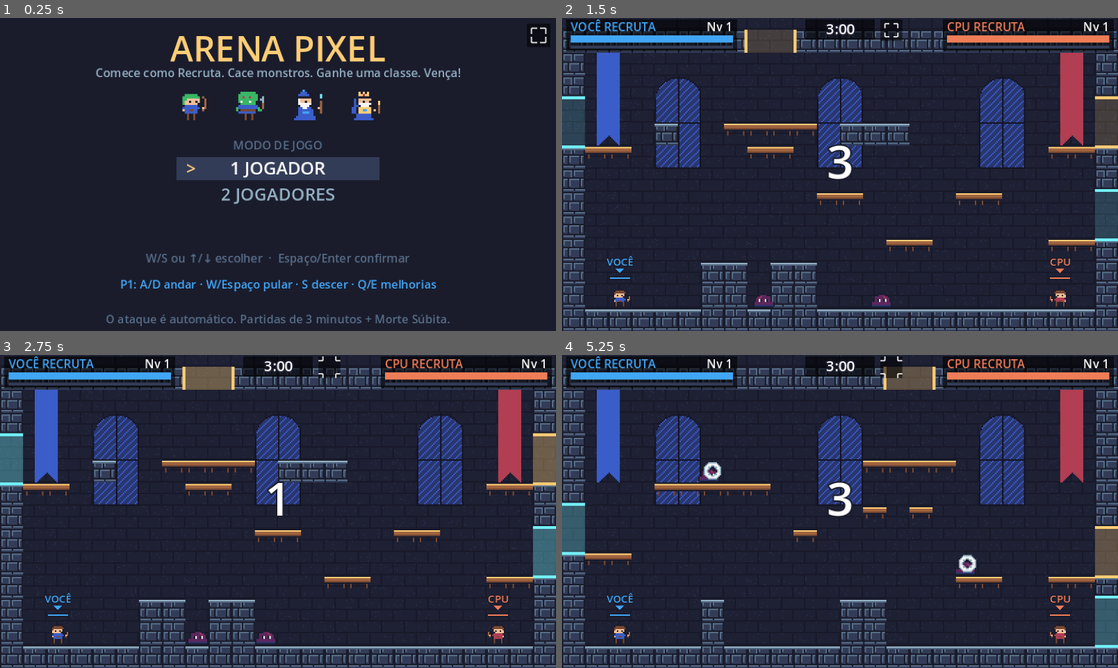
Above: before the commit, frames 1-4 (two rows, left to right).
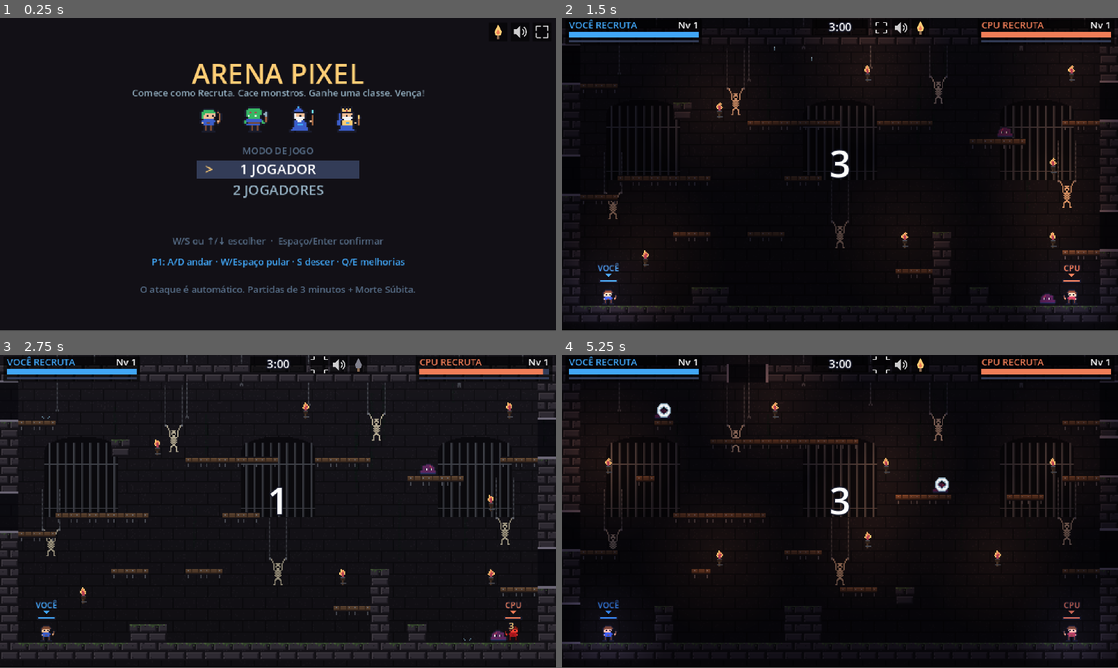
Above: after the commit, the same moments.

Repository: pabllogomez/arena-pixel
Game: Godot game, scene res://scenes/main.tscn
The game is run twice, just before and just after one commit, with the same random seed, the same clock (stepped at 60 frames per second) and the same inputs.
Inputs (mouse positions are in pixels of both pictures, inside the frame that each line leads up to):
- Up to frame 1 (0.25 s): no input
- Up to frame 2 (1.5 s): tap Enter at 0.5 s; drag from (840, 174) to (895, 105) at 0.52 s; drag from (728, 190) to (812, 237) at 1.27 s
- Up to frame 3 (2.75 s): move the mouse to (333, 442) at 2.02 s; hold A (p1_esquerda) from 2.03 s (still down); tap I at 2.1 s; click (333, 442) at 2.17 s; tap F at 2.3 s
- Up to frame 4 (5.25 s): release A (p1_esquerda) at 2.75 s; drag from (812, 574) to (673, 464) at 2.77 s; move the mouse to (1006, 558) at 3.52 s; hold D (p1_direita) 3.53-4.25 s; tap E (p1_opcao2) at 3.6 s; click (1006, 558) at 3.67 s; tap Up (p2_pular) at 3.77 s; tap I at 3.8 s; tap Escape (menu_voltar) at 4.15 s; drag from (673, 464) to (756, 433) at 4.27 s; tap Space (menu_ok) at 5 s; move the mouse to (867, 511) at 5.02 s; hold D (p1_direita) from 5.03 s (still down); tap Left (p2_esquerda) at 5.1 s; click (867, 511) at 5.17 s
In our replay, the window is 800x450 before the commit and 800x449 after it. These sizes can differ from the game's own. Grey fills any space a smaller window leaves; there, only what the larger window draws over its background counts as a difference.

The runs differ from the first frame. In frame 1, 12% of the frame differs, in the area x 17-100%, y 1-99%; in frame 2, 92%; in frame 3, 85%; in frame 4, 93%, in the area x 0-100%, y 0-100%.

Commit message:
Masmorra: arena maior, iluminação com tochas, músicas, pingos e portas sem cor
- Tela 480x270 e arena 30x16 (~56% mais área), escala preenchendo a tela
- Visual de masmorra: pedra escura com limo, tábuas velhas, celas com grades,
  esqueletos acorrentados pelos braços, correntes
- Iluminação: escuridão + tochas tremulando + luz nos personagens e orbes;
  liga/desliga pelo ícone de tocha (tecla I), escolha salva
- Músicas originais: menu (calma) e batalha (tensa, acelera na Morte Súbita);
  ícone de som (tecla M)
- Pingos d'água caindo do teto com respingo
- Portas todas iguais (sem cor de par)
- Fase de Recruta ajustada para o mapa maior (classe com 16 XP, ~60 s)

Co-Authored-By: Claude Opus 5.5 <noreply@anthropic.com>
Claude-Session: https://claude.ai/code/session_01VZZvi9rokBTuAsTVg29uDm

Diff:
--- a/project.godot
+++ b/project.godot
@@ -16,12 +16,12 @@
 
 [display]
 
-window/size/viewport_width=384
-window/size/viewport_height=216
-window/size/window_width_override=1152
-window/size/window_height_override=648
+window/size/viewport_width=480
+window/size/viewport_height=270
+window/size/window_width_override=1440
+window/size/window_height_override=810
 window/stretch/mode="canvas_items"
-window/stretch/scale_mode="integer"
+window/stretch/scale_mode="fractional"
 
 [layer_names]
 
--- a/scenes/partida.tscn
+++ b/scenes/partida.tscn
@@ -6,6 +6,7 @@
 [ext_resource type="Script" path="res://scripts/portas_visual.gd" id="4_portas"]
 [ext_resource type="Script" path="res://scripts/hud.gd" id="5_hud"]
 [ext_resource type="Script" path="res://scripts/nevoa.gd" id="6_nevoa"]
+[ext_resource type="Script" path="res://scripts/masmorra.gd" id="7_masmorra"]
 
 [node name="Partida" type="Node2D"]
 script = ExtResource("1_partida")
@@ -13,6 +14,9 @@
 [node name="Fundo" type="Sprite2D" parent="."]
 texture = ExtResource("2_fundo")
 centered = false
+
+[node name="Escuridao" type="CanvasModulate" parent="."]
+color = Color(0.4, 0.37, 0.46, 1)
 
 [node name="Mundo" type="Node2D" parent="."]
 position = Vector2(0, 8)
@@ -22,6 +26,9 @@
 
 [node name="Portas" type="Node2D" parent="Mundo"]
 script = ExtResource("4_portas")
+
+[node name="Masmorra" type="Node2D" parent="Mundo"]
+script = ExtResource("7_masmorra")
 
 [node name="Entidades" type="Node2D" parent="Mundo"]
 
--- a/scripts/controles_toque.gd
+++ b/scripts/controles_toque.gd
@@ -55,8 +55,9 @@
 	## nome -> {"area": Rect2 (ou círculo), "acao": String}
 	var b := {}
 	if modo == "jogo":
-		b["pular"] = {"centro": Vector2(346, 172), "raio": 28.0, "acao": "p1_pular", "seta": Vector2.UP}
-		b["sair"] = {"rect": Rect2(126, 1, 36, 15), "acao": "menu_voltar", "simbolo": "MENU"}
+		var tela := get_viewport().get_visible_rect().size
+		b["pular"] = {"centro": Vector2(tela.x - 40, tela.y - 46), "raio": 28.0, "acao": "p1_pular", "seta": Vector2.UP}
+		b["sair"] = {"rect": Rect2(tela.x / 2.0 - 66, 1, 36, 15), "acao": "menu_voltar", "simbolo": "MENU"}
 		if partida != null and partida.jogadores.has(1):
 			var l = partida.jogadores[1]
 			if not l.escolhas.is_empty() and l.vivo:
@@ -85,11 +86,36 @@
 
 # ------------------------------------------------------------------ Tela cheia
 
+const ICONES := ["tela_cheia", "som", "luz"]
+
+
+func _rect_icone(i: int) -> Rect2:
+	## Ícones ao lado do cronômetro na partida; no canto superior direito no menu.
+	var tela := get_viewport().get_visible_rect().size
+	if modo == "menu":
+		return Rect2(tela.x - 20 - i * 19, 4, 16, 16)
+	return Rect2(tela.x / 2.0 + 28 + i * 17, 1, 15, 15)
+
+
 func _rect_tela_cheia() -> Rect2:
-	## Ao lado do cronômetro na partida; no canto superior direito no menu.
-	if modo == "menu":
-		return Rect2(get_viewport().get_visible_rect().size.x - 20, 4, 16, 16)
-	return Rect2(220, 1, 15, 15)
+	return _rect_icone(0)
+
+
+func _icone_em(pos: Vector2) -> int:
+	for i in ICONES.size():
+		if _rect_icone(i).grow(2).has_point(pos):
+			return i
+	return -1
+
+
+func _acionar_icone(i: int) -> void:
+	match ICONES[i]:
+		"tela_cheia":
+			alternar_tela_cheia()
+		"som":
+			Jogo.definir_som(not Jogo.som)
+		"luz":
+			Jogo.definir_iluminacao(not Jogo.iluminacao)
 
 
 func alternar_tela_cheia() -> void:
@@ -107,16 +133,22 @@
 	if event is InputEventScreenTouch or event is InputEventScreenDrag:
 		if not Jogo.toque:
 			Jogo.toque = true
-	# Botão de tela cheia (o toque também chega aqui como clique) e tecla F
+	# Ícones do topo (o toque também chega aqui como clique) e atalhos F / M / I
 	if event is InputEventMouseButton and event.pressed and event.button_index == MOUSE_BUTTON_LEFT:
-		if _rect_tela_cheia().grow(4).has_point(event.position):
-			alternar_tela_cheia()
+		var i := _icone_em(event.position)
+		if i >= 0:
+			_acionar_icone(i)
 			get_viewport().set_input_as_handled()
 			return
-	if event is InputEventKey and event.pressed and not event.echo and event.physical_keycode == KEY_F:
-		alternar_tela_cheia()
-		return
-	if event is InputEventScreenTouch and _rect_tela_cheia().grow(4).has_point(event.position):
+	if event is InputEventKey and event.pressed and not event.echo:
+		match event.physical_keycode:
+			KEY_F:
+				_acionar_icone(0)
+			KEY_M:
+				_acionar_icone(1)
+			KEY_I:
+				_acionar_icone(2)
+	if event is InputEventScreenTouch and _icone_em(event.position) >= 0:
 		return  # não aperta nenhum botão de jogo por baixo
 	if modo == "menu":
 		return
@@ -219,7 +251,7 @@
 # ------------------------------------------------------------------ Desenho
 
 func _draw() -> void:
-	_desenhar_tela_cheia()
+	_desenhar_icones()
 	if not Jogo.toque:
 		return
 	var fonte := ThemeDB.fallback_font
@@ -258,7 +290,7 @@
 func _desenhar_joystick() -> void:
 	if _joy_dedo < 0:
 		# Dica fraca de onde fica o controle
-		var c := Vector2(60, 168)
+		var c := Vector2(60, get_viewport().get_visible_rect().size.y - 48)
 		draw_arc(c, JOY_RAIO, 0.0, TAU, 32, Color(1, 1, 1, 0.12), 1.0)
 		draw_circle(c, 9.0, Color(1, 1, 1, 0.08))
 		return
@@ -269,6 +301,35 @@
 	var cor_baixo := Color(1, 1, 1, 0.7 if _joy_descendo else 0.25)
 	draw_colored_polygon(PackedVector2Array([baixo + Vector2(-3, -2), baixo + Vector2(3, -2), baixo + Vector2(0, 2)]), cor_baixo)
 	draw_circle(_joy_pos, 10.0, Color(1, 1, 1, 0.45))
+
+
+func _desenhar_icones() -> void:
+	_desenhar_tela_cheia()
+	var cor := Color(1, 1, 1, 0.8)
+	# Som: alto-falante + ondas (ou X quando mudo)
+	var r := _rect_icone(1)
+	draw_rect(r, Color(0, 0, 0, 0.55))
+	var c := r.get_center()
+	var k := r.size.x / 15.0
+	draw_colored_polygon(PackedVector2Array([c + Vector2(-5, -2) * k, c + Vector2(-3, -2) * k, c + Vector2(0, -5) * k,
+			c + Vector2(0, 5) * k, c + Vector2(-3, 2) * k, c + Vector2(-5, 2) * k]), cor)
+	if Jogo.som:
+		draw_arc(c + Vector2(0, 0), 3.0 * k, -0.9, 0.9, 6, cor, 1.0)
+		draw_arc(c + Vector2(0, 0), 5.0 * k, -0.9, 0.9, 8, cor, 1.0)
+	else:
+		draw_line(c + Vector2(2, -3) * k, c + Vector2(6, 3) * k, Color("b13e53"), 1.0)
+		draw_line(c + Vector2(6, -3) * k, c + Vector2(2, 3) * k, Color("b13e53"), 1.0)
+	# Iluminação: chama de tocha (apagada = cinza)
+	r = _rect_icone(2)
+	draw_rect(r, Color(0, 0, 0, 0.55))
+	c = r.get_center()
+	var chama := Color("ffcd75") if Jogo.iluminacao else Color(0.5, 0.5, 0.55)
+	draw_colored_polygon(PackedVector2Array([c + Vector2(0, -6) * k, c + Vector2(3, 0) * k, c + Vector2(2, 3) * k,
+			c + Vector2(-2, 3) * k, c + Vector2(-3, 0) * k]), chama)
+	if Jogo.iluminacao:
+		draw_colored_polygon(PackedVector2Array([c + Vector2(0, -2) * k, c + Vector2(1.5, 1) * k, c + Vector2(0, 2.5) * k,
+				c + Vector2(-1.5, 1) * k]), Color("ef7d57"))
+	draw_rect(Rect2(c + Vector2(-1, 3) * k, Vector2(2, 3) * k), Color("8a6a50"))
 
 
 func _desenhar_tela_cheia() -> void:
--- a/scripts/gerador_arena.gd
+++ b/scripts/gerador_arena.gd
@@ -12,8 +12,8 @@
 ## alcançável e ter caminho de volta. Plataformas inalcançáveis são removidas;
 ## se o mapa não passar, outro é gerado.
 
-const COLUNAS := 24
-const LINHAS := 13
+const COLUNAS := 30
+const LINHAS := 16
 const TAM := 16
 const LARGURA := COLUNAS * TAM
 const ALTURA := LINHAS * TAM
@@ -31,7 +31,7 @@
 	Color("73eff7"), Color("ffcd75"), Color("a7f070"), Color("f4a2f4"),
 ]
 
-const NO_INICIO := {1: Vector2i(2, 11), 2: Vector2i(21, 11)}
+const NO_INICIO := {1: Vector2i(2, LINHAS - 2), 2: Vector2i(COLUNAS - 3, LINHAS - 2)}
 
 
 static func gerar(rng: RandomNumberGenerator) -> Dictionary:
@@ -66,13 +66,13 @@
 		g[y][COLUNAS - 1] = SOLIDO
 
 	# Área livre perto de onde os jogadores nascem
-	for y in range(8, LINHAS - 1):
+	for y in range(LINHAS - 5, LINHAS - 1):
 		for x in [1, 2, 3, COLUNAS - 4, COLUNAS - 3, COLUNAS - 2]:
 			ocupado[y][x] = true
 
-	var alvo_pecas := rng.randi_range(6, 8)
+	var alvo_pecas := rng.randi_range(9, 12)
 	var colocadas := 0
-	for i in 60:
+	for i in 90:
 		if colocadas >= alvo_pecas:
 			break
 		var tipo: String = PECAS[rng.randi() % PECAS.size()]
@@ -121,9 +121,9 @@
 	# Qualidade: o mapa precisa ter vida no alto
 	var altos := 0
 	for no in nav.nos:
-		if no.y <= 6:
+		if no.y <= 8:
 			altos += 1
-	if altos < 12:
+	if altos < 18:
 		return {}
 
 	var pontos: Array = []
@@ -168,14 +168,14 @@
 			# Degraus de 2 tiles subindo em diagonal
 			var dir := 1 if rng.randf() < 0.5 else -1
 			var n := rng.randi_range(3, 4)
-			var x0 := rng.randi_range(4, 10) if dir == 1 else rng.randi_range(13, 19)
-			var y0 := rng.randi_range(9, 10)
+			var x0 := rng.randi_range(4, COLUNAS / 2) if dir == 1 else rng.randi_range(COLUNAS / 2, COLUNAS - 5)
+			var y0 := rng.randi_range(LINHAS - 4, LINHAS - 3)
 			for i in n:
 				for k in 2:
 					c.append([Vector2i(x0 + dir * (i * 3 + k), y0 - i * 2), PLATAFORMA])
 		"torre":
 			# Coluna de pedra com plataformas para escalar
-			var x := rng.randi_range(5, 18)
+			var x := rng.randi_range(5, COLUNAS - 6)
 			var h := rng.randi_range(3, 5)
 			var topo := LINHAS - 1 - h
 			for y in range(topo, LINHAS - 1):
@@ -189,14 +189,14 @@
 				for k in [1, 2, 3]:
 					c.append([Vector2i(x - lado * k, topo - 3), PLATAFORMA])
 		"ponte":
-			var comp := rng.randi_range(5, 8)
-			var y := rng.randi_range(4, 8)
+			var comp := rng.randi_range(5, 9)
+			var y := rng.randi_range(4, LINHAS - 5)
 			var x0 := rng.randi_range(3, COLUNAS - 3 - comp)
 			for i in comp:
 				c.append([Vector2i(x0 + i, y), PLATAFORMA])
 		"ilha":
 			var larg := rng.randi_range(1, 3)
-			var y := rng.randi_range(3, 9)
+			var y := rng.randi_range(3, LINHAS - 4)
 			var x0 := rng.randi_range(3, COLUNAS - 3 - larg)
 			var valor := SOLIDO if rng.randf() < 0.4 else PLATAFORMA
 			for i in larg:
@@ -210,8 +210,8 @@
 					c.append([Vector2i(x0 + i, LINHAS - 2 - k), SOLIDO])
 		"mezanino":
 			# Andar largo com buracos
-			var comp := rng.randi_range(8, 12)
-			var y := rng.randi_range(5, 7)
+			var comp := rng.randi_range(8, 14)
+			var y := rng.randi_range(5, LINHAS - 6)
 			var x0 := rng.randi_range(3, COLUNAS - 3 - comp)
 			var buracos := {}
 			for b in rng.randi_range(1, 2):
@@ -267,8 +267,10 @@
 	var dentro2 := 2 if esquerda else COLUNAS - 3
 	# Níveis possíveis: precisa de vão livre de 2 tiles e espaço para o apoio
 	var candidatos: Array[int] = []
-	# (níveis 10 e 11 ficariam em cima de onde os jogadores nascem)
-	for nivel in [3, 4, 5, 6, 7, 8, 9, LINHAS - 1]:
+	# (os 2 níveis logo acima do chão ficariam em cima de onde os jogadores nascem)
+	var niveis: Array = range(3, LINHAS - 3)
+	niveis.append(LINHAS - 1)
+	for nivel in niveis:
 		var ok := true
 		for y in [nivel - 1, nivel - 2]:
 			if g[y][dentro] != VAZIO or g[y][dentro2] != VAZIO:
@@ -317,9 +319,9 @@
 
 
 static func _porta_teto(g: Array, rng: RandomNumberGenerator, usadas: Array[int]) -> Dictionary:
-	# Só no centro do teto, para não ficar atrás do HUD dos jogadores
+	# Entre os painéis dos jogadores e o cronômetro, para não ficar atrás do HUD
 	var cols: Array[int] = []
-	for c in range(8, 15):
+	for c in [8, 9, COLUNAS - 11, COLUNAS - 10]:
 		cols.append(c)
 	_embaralhar(cols, rng)
 	for c in cols:
--- a/scripts/jogo.gd
+++ b/scripts/jogo.gd
@@ -12,13 +12,26 @@
 ## true em celular/tablet (mostra os controles na tela)
 var toque := false
 
+## Opções (salvas no navegador)
+signal opcoes_mudaram
+var som := true
+var iluminacao := true
+const ARQUIVO_OPCOES := "user://opcoes.cfg"
+
+var _musica: AudioStreamPlayer
+var _musica_atual := ""
+
 var _sons := {}
 
 
 func _ready() -> void:
 	_criar_controles()
+	_carregar_opcoes()
+	_musica = AudioStreamPlayer.new()
+	_musica.volume_db = -8.0
+	add_child(_musica)
 	for nome in ["pulo", "flecha", "espada", "magia", "invocar", "acerto",
-			"morte", "nivel", "porta", "vitoria", "pouso"]:
+			"morte", "nivel", "porta", "vitoria", "pouso", "pingo"]:
 		var p := AudioStreamPlayer.new()
 		p.stream = load("res://assets/sfx/%s.wav" % nome)
 		p.max_polyphony = 4
@@ -40,6 +53,61 @@
 		"tempo": TEMPO_PARTIDA,
 		"bots": {1: -1, 2: dificuldade if solo else -1},
 	}
+
+
+# ------------------------------------------------------------------ Música
+
+func tocar_musica(nome: String) -> void:
+	## "menu" (calma) ou "batalha" (tensa). Troca com um fade curto.
+	if nome == _musica_atual:
+		return
+	_musica_atual = nome
+	var stream: AudioStream = load("res://assets/musica/%s.ogg" % nome)
+	if stream is AudioStreamOggVorbis:
+		(stream as AudioStreamOggVorbis).loop = true
+	var tw := create_tween()
+	if _musica.playing:
+		tw.tween_property(_musica, "volume_db", -40.0, 0.4)
+	tw.tween_callback(func() -> void:
+		_musica.stream = stream
+		_musica.pitch_scale = 1.0
+		_musica.volume_db = -8.0
+		_musica.play())
+
+
+func musica_tensa(ligada: bool) -> void:
+	## Morte Súbita: a música acelera.
+	create_tween().tween_property(_musica, "pitch_scale", 1.18 if ligada else 1.0, 1.0)
+
+
+# ------------------------------------------------------------------ Opções
+
+func definir_som(ligado: bool) -> void:
+	som = ligado
+	AudioServer.set_bus_mute(0, not ligado)
+	_salvar_opcoes()
+	opcoes_mudaram.emit()
+
+
+func definir_iluminacao(ligada: bool) -> void:
+	iluminacao = ligada
+	_salvar_opcoes()
+	opcoes_mudaram.emit()
+
+
+func _carregar_opcoes() -> void:
+	var cfg := ConfigFile.new()
+	if cfg.load(ARQUIVO_OPCOES) == OK:
+		som = cfg.get_value("opcoes", "som", true)
+		iluminacao = cfg.get_value("opcoes", "iluminacao", true)
+	AudioServer.set_bus_mute(0, not som)
+
+
+func _salvar_opcoes() -> void:
+	var cfg := ConfigFile.new()
+	cfg.set_value("opcoes", "som", som)
+	cfg.set_value("opcoes", "iluminacao", iluminacao)
+	cfg.save(ARQUIVO_OPCOES)
 
 
 func tocar(nome: String) -> void:
--- a/scripts/lutador.gd
+++ b/scripts/lutador.gd
@@ -11,7 +11,7 @@
 const TEMPO_COYOTE := 0.1
 const TEMPO_BUFFER := 0.12
 ## XP que o Recruta precisa para ganhar a classe (~3 monstros iniciais)
-const XP_PARA_CLASSE := 18
+const XP_PARA_CLASSE := 16
 ## Regeneração fora de combate: depois de REGEN_ESPERA s sem tomar dano,
 ## recupera REGEN_TAXA da vida máxima por segundo.
 const REGEN_ESPERA := 5.0
--- a/scripts/main.gd
+++ b/scripts/main.gd
@@ -30,6 +30,7 @@
 	m.jogar.connect(_nova_partida, CONNECT_DEFERRED)
 	_toque.partida = null
 	_trocar(m)
+	Jogo.tocar_musica("menu")
 
 
 func _nova_partida(config: Dictionary = {}) -> void:
--- /dev/null
+++ b/scripts/masmorra.gd
@@ -0,0 +1,152 @@
+extends Node2D
+## Ambientação da masmorra: escuridão, tochas tremulando, luz em volta dos
+## personagens e pingos d'água caindo do teto. A iluminação pode ser
+## desligada no ícone de tocha (ou tecla I); a escolha fica salva.
+
+const TEX_TOCHA := preload("res://assets/sprites/tocha.png")
+const TEX_PINGO := preload("res://assets/sprites/pingo.png")
+const TAM := GeradorArena.TAM
+
+var _escuridao: CanvasModulate
+var _textura_luz: Texture2D
+var _tochas: Array = []        # [Sprite2D, PointLight2D, fase]
+var _fontes_pingo: Array = []  # [posição de origem, y do chão, tempo até o próximo]
+var _t := 0.0
+
+
+static func material_sem_sombra() -> CanvasItemMaterial:
+	## Para coisas que devem brilhar mesmo no escuro (textos, efeitos, projéteis).
+	var m := CanvasItemMaterial.new()
+	m.light_mode = CanvasItemMaterial.LIGHT_MODE_UNSHADED
+	return m
+
+
+func configurar(g: Array, rng: RandomNumberGenerator, escuridao: CanvasModulate) -> void:
+	_escuridao = escuridao
+	_textura_luz = _criar_textura_luz()
+	_criar_tochas(g, rng)
+	_criar_fontes_pingo(g, rng)
+	Jogo.opcoes_mudaram.connect(aplicar_opcoes)
+	aplicar_opcoes()
+
+
+func _criar_textura_luz() -> Texture2D:
+	var grad := Gradient.new()
+	grad.set_color(0, Color(1, 1, 1, 1))
+	grad.set_color(1, Color(1, 1, 1, 0))
+	grad.add_point(0.5, Color(1, 1, 1, 0.45))
+	var t := GradientTexture2D.new()
+	t.gradient = grad
+	t.fill = GradientTexture2D.FILL_RADIAL
+	t.fill_from = Vector2(0.5, 0.5)
+	t.fill_to = Vector2(1.0, 0.5)
+	t.width = 128
+	t.height = 128
+	return t
+
+
+func criar_luz(cor: Color, raio: float, energia: float) -> PointLight2D:
+	var luz := PointLight2D.new()
+	luz.texture = _textura_luz
+	luz.color = cor
+	luz.energy = energia
+	luz.texture_scale = raio / 64.0
+	luz.add_to_group("luz")
+	luz.enabled = Jogo.iluminacao
+	return luz
+
+
+func aplicar_opcoes() -> void:
+	if not is_inside_tree():
+		return
+	_escuridao.visible = Jogo.iluminacao
+	for luz in get_tree().get_nodes_in_group("luz"):
+		luz.enabled = Jogo.iluminacao
+
+
+# ------------------------------------------------------------------ Tochas
+
+func _criar_tochas(g: Array, rng: RandomNumberGenerator) -> void:
+	var candidatos: Array[Vector2i] = []
+	for y in range(2, GeradorArena.LINHAS - 3):
+		for x in range(2, GeradorArena.COLUNAS - 2):
+			# Parede livre: a célula e a de baixo vazias (não fica em cima de plataforma)
+			if g[y][x] == GeradorArena.VAZIO and g[y + 1][x] == GeradorArena.VAZIO and g[y - 1][x] == GeradorArena.VAZIO:
+				candidatos.append(Vector2i(x, y))
+	GeradorArena._embaralhar(candidatos, rng)
+	var escolhidas: Array[Vector2i] = []
+	for c in candidatos:
+		var longe := true
+		for e in escolhidas:
+			if absi(e.x - c.x) < 6 and absi(e.y - c.y) < 4:
+				longe = false
+		if longe:
+			escolhidas.append(c)
+		if escolhidas.size() >= 7:
+			break
+	for c in escolhidas:
+		var pos := Vector2((c.x + 0.5) * TAM, (c.y + 0.5) * TAM)
+		var s := Sprite2D.new()
+		s.texture = TEX_TOCHA
+		s.hframes = 4
+		s.position = pos
+		s.material = material_sem_sombra()
+		add_child(s)
+		var luz := criar_luz(Color(1.0, 0.62, 0.32), 72.0, 1.1)
+		luz.position = pos + Vector2(0, -5)
+		add_child(luz)
+		_tochas.append([s, luz, rng.randf() * TAU])
+
+
+# ------------------------------------------------------------------ Pingos
+
+func _criar_fontes_pingo(g: Array, rng: RandomNumberGenerator) -> void:
+	## Pingos caem de baixo de blocos de pedra (teto ou blocos flutuantes).
+	var candidatos: Array = []
+	for y in range(0, GeradorArena.LINHAS - 2):
+		for x in range(1, GeradorArena.COLUNAS - 1):
+			if g[y][x] == GeradorArena.SOLIDO and g[y + 1][x] == GeradorArena.VAZIO:
+				var chao := y + 1
+				while chao < GeradorArena.LINHAS and g[chao][x] == GeradorArena.VAZIO:
+					chao += 1
+				if chao - y >= 3:
+					candidatos.append([Vector2((x + rng.randf_range(0.2, 0.8)) * TAM, (y + 1) * TAM), chao * TAM])
+	GeradorArena._embaralhar(candidatos, rng)
+	for i in mini(8, candidatos.size()):
+		var c: Array = candidatos[i]
+		_fontes_pingo.append([c[0], float(c[1]), rng.randf_range(0.5, 4.0)])
+
+
+func _pingar(origem: Vector2, chao: float) -> void:
+	var s := Sprite2D.new()
+	s.texture = TEX_PINGO
+	s.hframes = 4
+	s.position = origem
+	s.material = material_sem_sombra()
+	s.modulate.a = 0.85
+	add_child(s)
+	var queda := chao - origem.y
+	var tempo := sqrt(2.0 * queda / 500.0)  # gravidade dos pingos: 500 px/s²
+	var tw := s.create_tween()
+	tw.tween_property(s, "position:y", chao - 4.0, tempo).set_trans(Tween.TRANS_QUAD).set_ease(Tween.EASE_IN)
+	tw.tween_callback(func() -> void:
+		if randf() < 0.25:
+			Jogo.tocar("pingo"))
+	tw.tween_property(s, "frame", 3, 0.24).from(1)
+	tw.tween_callback(s.queue_free)
+
+
+func _process(delta: float) -> void:
+	_t += delta
+	for t in _tochas:
+		var s: Sprite2D = t[0]
+		var luz: PointLight2D = t[1]
+		var fase: float = t[2]
+		s.frame = int(_t * 8.0 + fase) % 4
+		# Chama tremendo: a luz pulsa de forma irregular
+		luz.energy = 1.0 + 0.15 * sin(_t * 9.0 + fase) + 0.08 * sin(_t * 23.0 + fase * 2.0)
+	for f in _fontes_pingo:
+		f[2] -= delta
+		if f[2] <= 0.0:
+			f[2] = randf_range(1.2, 4.5)
+			_pingar(f[0], f[1])
--- a/scripts/menu.gd
+++ b/scripts/menu.gd
@@ -21,7 +21,7 @@
 func _gui_input(event: InputEvent) -> void:
 	# Toque ou clique: escolhe a opção tocada (o toque vira clique automaticamente)
 	if event is InputEventMouseButton and event.pressed and event.button_index == MOUSE_BUTTON_LEFT:
-		var pos: Vector2 = event.position
+		var pos: Vector2 = event.position - _deslocamento()
 		if _tela == "dificuldade" and Rect2(4, 4, 60, 18).has_point(pos):
 			_tela = "modo"
 			_sel = 0
@@ -64,10 +64,16 @@
 	queue_redraw()
 
 
+func _deslocamento() -> Vector2:
+	## O layout foi desenhado para 216 px de altura; centraliza na tela atual.
+	return Vector2(0, (size.y - 216.0) / 2.0)
+
+
 func _draw() -> void:
 	var fonte := ThemeDB.fallback_font
 	var cx := size.x / 2.0
-	draw_rect(Rect2(Vector2.ZERO, size), Color("1a1c2c"))
+	draw_rect(Rect2(Vector2.ZERO, size), Color(0.07, 0.065, 0.085))
+	draw_set_transform(_deslocamento())
 	_centro(fonte, Vector2(cx, 22), "ARENA PIXEL", 24, Color("ffcd75"))
 	_centro(fonte, Vector2(cx, 38), "Comece como Recruta. Cace monstros. Ganhe uma classe. Vença!", 8, Color("94b0c2"))
 
--- a/scripts/partida.gd
+++ b/scripts/partida.gd
@@ -54,6 +54,7 @@
 @onready var desenho_portas: Node2D = $Mundo/Portas
 @onready var nevoa_visual: Node2D = $Mundo/Nevoa
 @onready var entidades: Node2D = $Mundo/Entidades
+@onready var masmorra: Node2D = $Mundo/Masmorra
 @onready var hud: Control = $HUD/Painel
 
 var mapa: Dictionary
@@ -91,7 +92,11 @@
 	_montar_tiles(mapa["grade"])
 	desenho_portas.portas = portas
 	nevoa_visual.partida = self
+	nevoa_visual.material = masmorra.material_sem_sombra()
 	hud.partida = self
+	masmorra.configurar(mapa["grade"], rng, $Escuridao)
+	Jogo.tocar_musica("batalha")
+	Jogo.musica_tensa(false)
 
 	var bots: Dictionary = config.get("bots", {1: -1, 2: -1})
 	for n in [1, 2]:
@@ -102,6 +107,7 @@
 		l.position = mapa["inicio"][n]
 		l.morreu.connect(_ao_morrer)
 		entidades.add_child(l)
+		l.add_child(masmorra.criar_luz(Color(0.85, 0.85, 1.0), 52.0, 0.8))
 		jogadores[n] = l
 
 	for i in 2:
@@ -289,6 +295,7 @@
 func _iniciar_morte_subita() -> void:
 	morte_subita = true
 	tempo_morte_subita = 0.0
+	Jogo.musica_tensa(true)
 	_fechar_portas()
 	for l in jogadores.values():
 		if l.vivo and l.eh_recruta:
@@ -422,6 +429,7 @@
 func criar_corte(pos: Vector2, espelhar: bool) -> void:
 	var s := Sprite2D.new()
 	s.texture = TEX_CORTE
+	s.material = masmorra.material_sem_sombra()
 	s.hframes = 2
 	s.flip_h = espelhar
 	s.position = pos
@@ -459,6 +467,7 @@
 	s.texture = TEX_BRILHO
 	s.hframes = 3
 	s.position = pos
+	s.material = masmorra.material_sem_sombra()
 	entidades.add_child(s)
 	var tw := s.create_tween()
 	tw.tween_property(s, "frame", 2, 0.2)
@@ -478,6 +487,7 @@
 	l.size = Vector2(80, 12)
 	l.position = pos - Vector2(40, 6)
 	l.z_index = 10
+	l.material = masmorra.material_sem_sombra()
 	entidades.add_child(l)
 	var tw := l.create_tween()
 	tw.tween_property(l, "position:y", l.position.y - 12.0, 0.6)
--- a/scripts/portas_visual.gd
+++ b/scripts/portas_visual.gd
@@ -1,6 +1,6 @@
 extends Node2D
-## Desenha as portas da arena. Portas com a mesma cor estão conectadas.
-## Na Morte Súbita elas aparecem fechadas (riscadas).
+## Desenha as portas da arena. Todas iguais: ninguém sabe para onde cada uma
+## leva até entrar. Na Morte Súbita elas aparecem fechadas (riscadas).
 
 var portas: Array = []:
 	set(valor):
@@ -17,16 +17,16 @@
 
 
 func _draw() -> void:
-	var pulso := 0.25 + 0.15 * sin(_t * 4.0)
+	var pulso := 0.35 + 0.1 * sin(_t * 2.0)
 	for porta in portas:
 		var r: Rect2 = porta["abertura"]
-		var cor: Color = porta["cor"]
+		var cor := Color(0.42, 0.40, 0.46)  # moldura de pedra, igual para todas
 		if fechadas:
-			cor = Color(cor, 0.35)
+			cor = Color(cor, 0.5)
 			draw_line(r.position, r.end, Color("b13e53"), 2.0)
 			draw_line(Vector2(r.end.x, r.position.y), Vector2(r.position.x, r.end.y), Color("b13e53"), 2.0)
 		else:
-			draw_rect(r, Color(cor, pulso))
+			draw_rect(r, Color(0.02, 0.02, 0.04, pulso + 0.3))  # escuridão do túnel
 		# Moldura colorida nas bordas do vão
 		if porta["tipo"] == "teto":
 			draw_rect(Rect2(r.position.x - 2, r.position.y, 2, r.size.y), cor)
--- a/scripts/projetil.gd
+++ b/scripts/projetil.gd
@@ -30,7 +30,11 @@
 		_sprite.hframes = 2
 	else:
 		_sprite.texture = TEX_FLECHA
+	_sprite.material = CanvasItemMaterial.new()
+	(_sprite.material as CanvasItemMaterial).light_mode = CanvasItemMaterial.LIGHT_MODE_UNSHADED
 	add_child(_sprite)
+	if magia and partida != null and partida.get("masmorra") != null:
+		add_child(partida.masmorra.criar_luz(Color(0.45, 0.9, 1.0), 36.0, 0.9))
 
 
 func _fracao() -> float:
Not shown, added: assets/musica/batalha.ogg.import
Not shown, added: assets/musica/menu.ogg.import
Not shown, added: assets/sfx/pingo.wav.import
Binary file changed: assets/sprites/fundo.png
Binary file added: assets/sprites/pingo.png
Not shown, added: assets/sprites/pingo.png.import
Binary file changed: assets/sprites/tiles.png
Binary file added: assets/sprites/tocha.png
Not shown, added: assets/sprites/tocha.png.import
Not shown: 1 places in scenes/partida.tscn that only renumber resources
Not shown, added: scripts/masmorra.gd.uid
Not shown, changed: CLAUDE.md
(and 7 more such lines)
